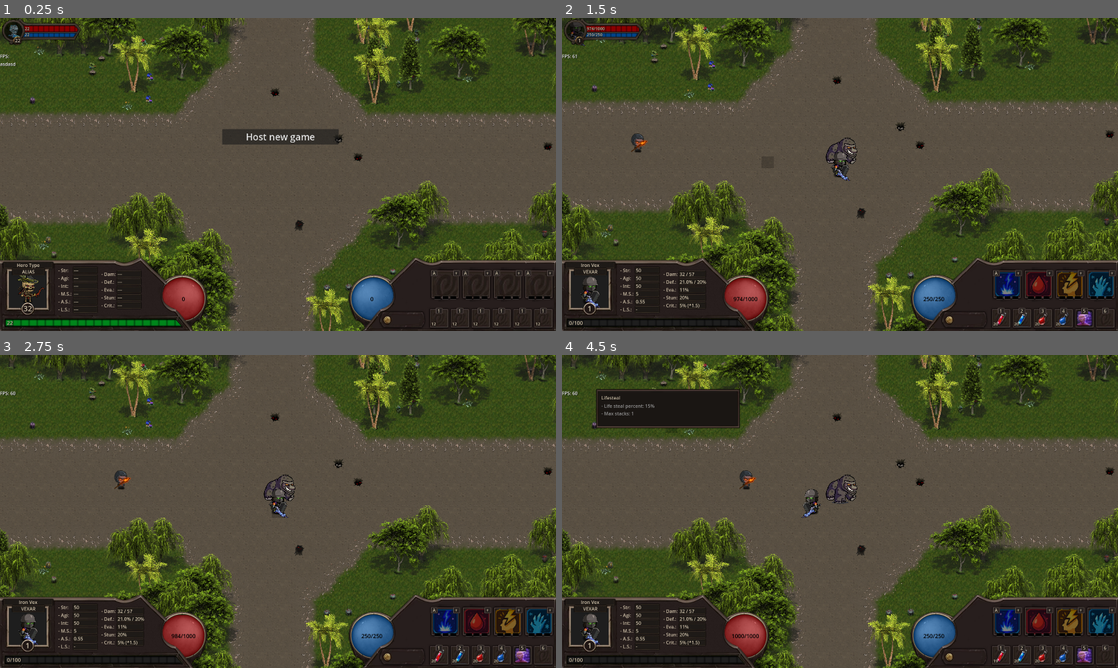
Above: before the commit, frames 1-4 (two rows, left to right).
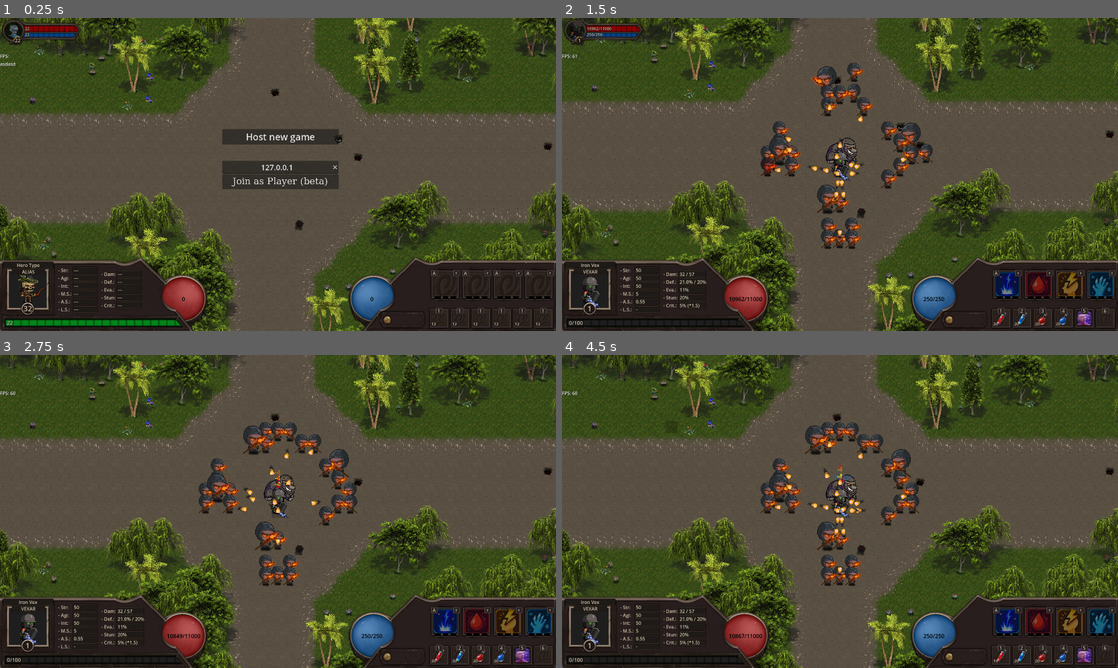
Above: after the commit, the same moments.

Repository: LucasJappert/moomoo-lan-party
Game: Godot game, scene res://scenes/my_main_scene.tscn
Same seed, same stepped clock (60 frames per second), same inputs: the game is played once before the commit and once after it.
Inputs (mouse positions are in pixels of both pictures, inside the frame that each line leads up to):
- Up to frame 1 (0.25 s): no input
- Up to frame 2 (1.5 s): click "Host new game" at 0.5 s; tap Enter at 1.25 s; drag from (840, 168) to (628, 149) at 1.27 s
- Up to frame 3 (2.75 s): drag from (94, 480) to (278, 511) at 2.02 s
- Up to frame 4 (4.5 s): move the mouse to (840, 492) at 2.77 s; hold D 2.78-3.5 s; tap 1 at 2.85 s; click (840, 492) at 2.92 s; drag from (745, 636) to (840, 511) at 3.52 s; drag from (589, 383) to (823, 502) at 4.27 s

The runs differ from the first frame. In frame 1, 1.8% of the frame differs, in the area x 40-61%, y 45-55%; in frame 2, 3.5%; in frame 3, 3.3%; in frame 4, 6.8%, in the area x 6-65%, y 10-91%.

Commit message:
Improvements for when there are many objects on the map (review the pathfinding). Still working on it.

Diff:
--- a/scenes/GUI/gui_scene.tscn
+++ b/scenes/GUI/gui_scene.tscn
@@ -216,7 +216,6 @@
 
 [node name="TextIP" type="LineEdit" parent="MultiplayerHUD/Panel"]
 unique_name_in_owner = true
-visible = false
 layout_mode = 0
 offset_top = 111.0
 offset_right = 402.0
@@ -229,7 +228,6 @@
 
 [node name="JoinAsPlayerButton" type="Button" parent="MultiplayerHUD/Panel"]
 unique_name_in_owner = true
-visible = false
 layout_mode = 2
 offset_top = 157.0
 offset_right = 403.0
--- a/scenes/entity/combat_data/combat_data.tscn
+++ b/scenes/entity/combat_data/combat_data.tscn
@@ -16,6 +16,9 @@
 properties/3/path = NodePath(".:target_entity_name")
 properties/3/spawn = true
 properties/3/replication_mode = 2
+properties/4/path = NodePath(".:is_stunned")
+properties/4/spawn = true
+properties/4/replication_mode = 2
 
 [node name="CombatData" type="Node2D"]
 script = ExtResource("1_j6lkr")
--- a/scenes/entity/entity_scene.tscn
+++ b/scenes/entity/entity_scene.tscn
@@ -146,11 +146,6 @@
 debug_color = Color(1, 1, 1, 0.054)
 
 [node name="CombatData" parent="." instance=ExtResource("5_wjrb4")]
-current_hp = null
-current_mana = null
-attack_type = null
-projectile_type = null
-target_entity_name = null
 
 [node name="HUD" type="Node2D" parent="."]
 script = ExtResource("3_wjrb4")
--- a/scenes/entity/player_scene.tscn
+++ b/scenes/entity/player_scene.tscn
@@ -32,8 +32,5 @@
 unique_name_in_owner = true
 script = ExtResource("3_uyepr")
 
-[node name="MyHealthBar" parent="HUD" index="0"]
-position = Vector2(0, -62)
-
 [node name="CollisionShape2D" parent="ProjectileZone" index="0"]
 position = Vector2(0, -25)
--- a/scripts/controllers/enemies_waves_controller.gd
+++ b/scripts/controllers/enemies_waves_controller.gd
@@ -1,7 +1,7 @@
 class_name EnemiesWavesController
 
 static var _wave_number: int = 0
-const ENEMIES_BY_ZONE = 6
+const ENEMIES_BY_ZONE = 7
 const TOTAL_WAVES = 20
 const _WAVE_DIRECTIONS = [Vector2.LEFT, Vector2.RIGHT, Vector2.UP, Vector2.DOWN]
 static var TOTAL_ENEMIES_TO_CREATE: int = TOTAL_WAVES * ENEMIES_BY_ZONE * _WAVE_DIRECTIONS.size()
@@ -10,7 +10,7 @@
 	_wave_number += 1
 	print("Wave " + str(_wave_number) + " started!")
 
-	const TILES_DISTANCE = 9
+	const TILES_DISTANCE = 3
 	var counter = 0
 	var moomoo_position = GameManager.moomoo.global_position
 
@@ -24,7 +24,10 @@
 			counter += 1
 			var enemy: Enemy = EnemyFactory.get_enemy_instance(possible_enemies[randi() % possible_enemies.size()])
 			var random_noise = Vector2(randi_range(-64, 64), randi_range(-64, 64))
-			enemy.global_position = moomoo_position + direction * TILES_DISTANCE * 64 + random_noise
+			var position = moomoo_position + direction * TILES_DISTANCE * 64 + random_noise
+			var cell = MapManager.world_to_cell(position)
+			cell = MapManager.get_valid_grid_cell(cell)
+			enemy.global_position = MapManager.cell_to_world(cell)
 			enemy.id = counter
 			enemy.level = _wave_number
 
@@ -33,4 +36,4 @@
 
 			# enemy.can_attack = false
 			GameManager.add_enemy(enemy)
-			return
+			# return
--- a/scripts/entity/combat_data/combat_data.gd
+++ b/scripts/entity/combat_data/combat_data.gd
@@ -9,6 +9,7 @@
 @export var current_mana: int = 0
 @export var attack_type := AttackTypes.MELEE
 @export var projectile_type: String = Projectile.TYPES.NONE
+@export var is_stunned: bool = false
 var _skills: Array[Skill] = []
 var _items: Array[SlotItemInfo] = [] # We use 6 slots
 var _my_owner: Entity
@@ -36,7 +37,7 @@
 var latest_attacker: Entity
 
 var charged_skill: Skill
-var keep_ground: bool = false
+var keep_ground: bool = true
 var enemy_spell_caster: EnemySpellCaster
 
 func _ready() -> void:
@@ -56,8 +57,11 @@
 
 	# Agregamos una señal para cuando se agrega un hijo a combat_effect_node
 	combat_effect_node.connect("child_entered_tree", func(p_effect: CombatEffect):
-		update_cache_total_stats()
-
+		p_effect.connect("tree_exited", func(): _effects_updated())
+
+		_effects_updated()
+
+		#TODO: Improve this next lines
 		if !GameManager.MY_PLAYER: return
 
 		if my_owner().is_my_player(): GameManager.my_main.gui_scene.add_effect_to_my_effects(p_effect)
@@ -77,7 +81,6 @@
 	current_hp = int(get_total_hp())
 	current_mana = int(get_total_mana())
 
-	print("my_owner() name: ", my_owner().name)
 	if my_owner() is Enemy:
 		enemy_spell_caster = EnemySpellCaster.new(my_owner())
 
@@ -211,10 +214,18 @@
 		var effects_to_remove = current_stacks - p_effect.max_stacks + 1
 		for i in range(effects_to_remove):
 			matching_effects[i].delete_effect()
-		update_cache_total_stats() # Update the cache of total stats, which includes effects
 
 	%CombatEffectSpawner.spawn(ObjectHelpers.to_dict(p_effect, true))
 	p_effect.queue_free()
+
+func _effects_updated() -> void:
+	update_cache_total_stats()
+
+	is_stunned = false
+	for effect in get_effects():
+		if effect.stats.has_hostil_stun_effect(): is_stunned = true
+	if not is_stunned: AnimationsHelper.try_to_remove_obsolete_stun_animation(my_owner())
+
 
 func _try_to_give_experience_to_players(_exp: int) -> void:
 	if not my_owner() is Enemy: return
@@ -285,7 +296,7 @@
 func _get_extra_stats_by_effects() -> CombatStats:
 	var extra_stats = CombatStats.new()
 	for effect in get_effects():
-		if effect.stats.apply_stun(): continue # Do not add stun stats if it is an effect that is hostile to the owner
+		if effect.stats.has_hostil_stun_effect(): continue # Do not add stun stats if it is an effect that is hostile to the owner
 		extra_stats.accumulate_combat_stats(effect.stats)
 	return extra_stats
 
@@ -295,7 +306,7 @@
 		var learned_skill = skill.get_learned_skill()
 		if not learned_skill: continue
 		if learned_skill.create_effect: continue
-		if learned_skill.stats.apply_stun(): continue # Do not add stun stats if it is an effect that is hostile to the owner
+		if learned_skill.stats.has_hostil_stun_effect(): continue # Do not add stun stats if it is an effect that is hostile to the owner
 		extra_stats.accumulate_combat_stats(learned_skill.stats)
 	return extra_stats
 
@@ -305,7 +316,7 @@
 		if slot_item_info.is_consumable: continue
 		if slot_item_info.item == null: continue
 		if slot_item_info.item.type == SkillType.ACTIVE: continue
-		if slot_item_info.item.stats.apply_stun(): continue # Do not add stun stats if it is an effect that is hostile to the owner
+		if slot_item_info.item.stats.has_hostil_stun_effect(): continue # Do not add stun stats if it is an effect that is hostile to the owner
 		extra_stats.accumulate_combat_stats(slot_item_info.item.stats)
 	return extra_stats
 
@@ -313,6 +324,7 @@
 	return cache_total_stats.attack_range
 
 # TODO: Improve this get by creating a dictionary to quickly obtain active effects
+# TODO: Also we could implements a cache variable by frame
 func get_effects() -> Array[CombatEffect]:
 	var effects: Array[CombatEffect] = []
 	if not combat_effect_node: return effects
@@ -390,11 +402,6 @@
 func get_total_mana() -> int:
 	return cache_total_stats.mana
 
-func is_stunned() -> bool:
-	for effect in get_effects():
-		if effect.stats.apply_stun(): return true
-	return false
-
 func get_target_entity() -> Entity:
 	return GameManager.get_entity(target_entity_name)
 
@@ -406,7 +413,7 @@
 func try_physical_attack(_delta: float) -> bool:
 	if not my_owner().multiplayer.is_server(): return false
 
-	if my_owner().velocity != Vector2.ZERO: return false
+	if my_owner().current_state != EntityState.StateEnum.IDLE: return false # Cant attack while moving
 
 	if _target_entity == GameManager.moomoo: set_target_entity(_get_nearest_target_in_range_attack()) # Priorize players over moomoo (only for enemies)
 
@@ -443,7 +450,7 @@
 func can_physical_attack() -> bool:
 	if not my_owner().can_attack: return false
 	if my_owner().velocity != Vector2.ZERO: return false # If moving, can't attack
-	if is_stunned(): return false # If stunned, can't attack
+	if is_stunned: return false # If stunned, can't attack
 
 	var now = Time.get_ticks_msec()
 	var interval_ms = 1000.0 / cache_total_stats.get_total_attack_speed()
--- a/scripts/entity/combat_data/combat_effect.gd
+++ b/scripts/entity/combat_data/combat_effect.gd
@@ -19,8 +19,7 @@
 
 	_elapsed += delta
 	if _elapsed >= _duration:
-		if multiplayer.is_server():
-			queue_free() # Only executed on the server
+		if multiplayer.is_server(): queue_free() # Only executed on the server
 
 func get_description() -> String:
 	var description = ""
--- a/scripts/entity/combat_data/combat_stats.gd
+++ b/scripts/entity/combat_data/combat_stats.gd
@@ -125,7 +125,7 @@
 	return attr
 
 # region 	GETTERs
-func apply_stun() -> bool:
+func has_hostil_stun_effect() -> bool:
 	if stun_duration > 0 && is_owner_friendly == false: return true
 
 	return false
--- a/scripts/entity/combat_data/components/combat_effect_node.gd
+++ b/scripts/entity/combat_data/components/combat_effect_node.gd
@@ -9,14 +9,8 @@
 	if effect.stats.freeze_duration > 0:
 		AnimationsHelper.apply_frost_hit_animation(my_owner())
 
-	if effect.stats.apply_stun():
+	if effect.stats.has_hostil_stun_effect():
 		AnimationsHelper.apply_stun_animation(my_owner())
-
-	effect.tree_exited.connect(func(): _on_child_removed(effect))
-
-func _on_child_removed(effect: CombatEffect):
-	if effect.stats.apply_stun():
-		AnimationsHelper.try_to_remove_obsolete_stun_animation(my_owner())
 
 func my_owner() -> Entity:
 	if _my_owner: return _my_owner
--- a/scripts/entity/components/entity_state.gd
+++ b/scripts/entity/components/entity_state.gd
@@ -11,7 +11,7 @@
 static func _server_update(entity: Entity) -> void:
 	if not entity.multiplayer.is_server(): return
 
-	if entity.combat_data.is_stunned(): return _server_set_current_state(entity, StateEnum.IDLE)
+	if entity.combat_data.is_stunned: return _server_set_current_state(entity, StateEnum.IDLE)
 
 	var is_moving := entity.velocity != Vector2.ZERO
 
--- a/scripts/entity/components/hud.gd
+++ b/scripts/entity/components/hud.gd
@@ -45,7 +45,7 @@
 	_try_update_bars_visibility()
 
 func _try_update_bars_visibility():
-	if ObjectHelpers.is_my_player(my_owner): return
+	if my_owner.is_my_player(): return
 
 	bars_container.visible = Time.get_ticks_msec() - my_owner.combat_data.last_damage_received_time < HIDE_BARS_AFTER_MILLISECONDS
 
@@ -53,7 +53,7 @@
 	if not _label_container.visible: return
 
 	_label.text = my_owner.combat_data.target_entity_name
-	_label.text = str(my_owner.combat_data.get_effects().size())
+	_label.text = str(my_owner.combat_data.is_stunned)
 	pass
 
 func update_health_bar():
--- a/scripts/entity/helpers/animations_helper.gd
+++ b/scripts/entity/helpers/animations_helper.gd
@@ -12,7 +12,7 @@
 	if not animation_stun_active: return
 
 	for effect in target.combat_data.get_effects():
-		if effect.stats.apply_stun(): return
+		if effect.stats.has_hostil_stun_effect(): return
 
 	_remove_animations(target, ANIMATION_NAMES.STUN)
 
--- a/scripts/entity/helpers/movement_helper.gd
+++ b/scripts/entity/helpers/movement_helper.gd
@@ -8,6 +8,8 @@
 var current_cell = null
 var _attack_move = false
 var _can_move := true
+var _last_current_path_update_time: float = - INF
+const _NEXT_PATH_RECALC_MS = 5000
 
 func _init(p_owner: Entity):
 	my_owner = p_owner
@@ -18,7 +20,13 @@
 	if not _can_move: return
 	if not GameManager.AM_I_HOST: return
 
-	_try_to_move(_delta)
+	_try_to_update_target_from_latest_attacker()
+
+	if current_target_pos == null: _try_set_next_current_target_pos()
+
+	if current_target_pos == null and my_owner.velocity != Vector2.ZERO: _stop_movements()
+
+	if current_target_pos: _try_to_move(_delta)
 
 # region 	SETTERs
 func clean_path() -> void:
@@ -51,12 +59,17 @@
 
 func set_target_cell(target_cell: Vector2i) -> void:
 	_clean_movements()
-	_target_cell = target_cell
+	_target_cell = MapManager.get_valid_grid_cell(target_cell)
 	update_path()
 	my_owner.combat_data.register_attacker(null)
 
 func update_path() -> void:
-	if _target_cell == null && _target_entity == null: return _clean_movements()
+	if _target_cell == null && _target_entity == null: return
+
+	# We do the following to update the current_path (useful for refreshing the path when an enemy has a tile blocked in the current path)
+	if current_path.size() > 0:
+		if Time.get_ticks_msec() - _last_current_path_update_time < _NEXT_PATH_RECALC_MS: return
+		_last_current_path_update_time = Time.get_ticks_msec()
 
 	var from_pos = current_target_pos if current_target_pos else my_owner.global_position
 	var from_cell = MapManager.world_to_cell(from_pos)
@@ -66,16 +79,16 @@
 # endregion SETTERs
 
 func _try_set_next_current_target_pos() -> void:
-	update_path() # Intentamos recaucluar el path hacia el target, ya sea una entidad o una celda
+	update_path()
 
 	if current_path.is_empty(): return _clean_movements()
 
-	if my_owner.combat_data.is_stunned(): return
+	if my_owner.combat_data.is_stunned: return
 
 	if _attack_move:
 		# Return if the target is in attack range (dont move, just attack)
 		var target_in_attack_range = GlobalsEntityHelpers.is_target_in_attack_range(my_owner, my_owner.combat_data.get_target_entity())
-		if target_in_attack_range: return
+		if target_in_attack_range: return _clean_movements()
 
 	var next_target_cell = current_path[0]
 	if MapManager._astar_grid.is_point_solid(next_target_cell): return
@@ -88,28 +101,20 @@
 func _try_to_update_target_from_latest_attacker():
 	if my_owner.combat_data.keep_ground: return
 	if _target_cell or _target_entity: return
+	if not my_owner.combat_data.latest_attacker: return
+	if my_owner is Player == false: return # Enemies should always have a target (Moomoo by default)
+
+	# With the following logic, we ensure that our character moves towards the target (only if the target is out of attack range)
 	if my_owner.combat_data.get_target_entity():
 		if GlobalsEntityHelpers.is_target_in_attack_range(my_owner, my_owner.combat_data.get_target_entity()): return
-	if not my_owner.combat_data.latest_attacker: return
-
-	if my_owner is Enemy: return # Enemies should always have a target (Moomoo by default)
 
 	var nearest_enemy: Entity
-	if my_owner is Player:
-		nearest_enemy = GlobalsEntityHelpers.get_nearest_entity(my_owner.global_position, GameManager.get_enemies(), my_owner.area_vision_shape.shape.radius)
+	nearest_enemy = GlobalsEntityHelpers.get_nearest_entity(my_owner.global_position, GameManager.get_enemies(), my_owner.area_vision_shape.shape.radius)
 
 	set_target_entity(nearest_enemy)
 	my_owner.combat_data.set_target_entity(nearest_enemy)
 
 func _try_to_move(_delta: float) -> void:
-	# if _attack_move && GlobalsEntityHelpers.is_target_in_attack_range(my_owner, my_owner.combat_data.get_target_entity()):
-	# 	_clean_movements()
-	_try_to_update_target_from_latest_attacker()
-
-	if current_target_pos == null: _try_set_next_current_target_pos()
-	if current_target_pos == null: return _stop_movements()
-
-
 	var old_distance = current_target_pos - my_owner.global_position
 	var direction = old_distance.normalized()
 	# TODO: get_total_stats en Entity
--- a/scripts/entity/player/client_inputs.gd
+++ b/scripts/entity/player/client_inputs.gd
@@ -24,8 +24,9 @@
 	if event is InputEventMouseButton and event.pressed:
 		var mouse_position = player.get_global_mouse_position()
 		if event.button_index == MOUSE_BUTTON_RIGHT:
-			if not SHIFT_PRESSED and ObjectHelpers.is_enemy(AreaHovered.hovered_entity):
-				return rpc_id(1, "_on_right_click_on_entity", _get_hovered_entity_name())
+			if ObjectHelpers.is_enemy(AreaHovered.hovered_entity):
+				if not SHIFT_PRESSED: return rpc_id(1, "_on_right_click_on_entity", _get_hovered_entity_name())
+
 			rpc_id(1, "_on_try_to_move", MapManager.world_to_cell(mouse_position))
 		if event.button_index == MOUSE_BUTTON_LEFT:
 			rpc_id(1, "_on_left_click", _get_hovered_entity_name())
--- a/scripts/globals/game_manager.gd
+++ b/scripts/globals/game_manager.gd
@@ -84,6 +84,7 @@
 	entity.queue_free() # We shouldn't do this in the client side, server should do it and sync it
 
 func get_players() -> Array[Entity]:
+	# TODO: Improve with cache by frame
 	return entities.values().filter(func(e): return e is Player)
 
 func get_enemies() -> Array[Entity]:
--- a/scripts/globals/map_manager.gd
+++ b/scripts/globals/map_manager.gd
@@ -43,15 +43,8 @@
 	return closest_point
 
 static func find_path(start: Vector2i, end: Vector2i) -> Array[Vector2i]:
-	if not _astar_grid.is_in_boundsv(start): return []
-
-	# Adjust the destination point if it is out of the grid
-	if not _astar_grid.is_in_boundsv(end):
-		end = find_nearest_valid_point(end)
-
 	var path: Array[Vector2i] = _astar_grid.get_id_path(start, end, true)
-	if path.is_empty():
-		return []
+	if path.is_empty(): return []
 
 	path.remove_at(0) # Remove start from path
 	return path
@@ -113,6 +106,10 @@
 
 	return null # Fallback, no free cell found within radius
 
+static func get_valid_grid_cell(cell: Vector2i) -> Vector2i:
+	if _astar_grid.is_in_boundsv(cell): return cell
+
+	return find_nearest_valid_point(cell)
 
 static func get_grass_cells() -> Array[Vector2i]:
 	var grass_cell_type = Vector2i(0, 3)
--- a/scripts/types/hero_types.gd
+++ b/scripts/types/hero_types.gd
@@ -89,6 +89,7 @@
 	# endregion Add some potions
 
 	if player.hero_type == IRON_VEX:
+		stats.hp = 10000
 		stats.evasion = 0.1
 		stats.agility = 50
 		stats.strength = 50
Binary file added: .profiler/Screenshot 2025-06-22 145859.png
Binary file added: .profiler/Screenshot 2025-06-22 163308.png
Binary file added: .profiler/Screenshot 2025-06-22 183938.png
Not shown, changed: TODO.md
